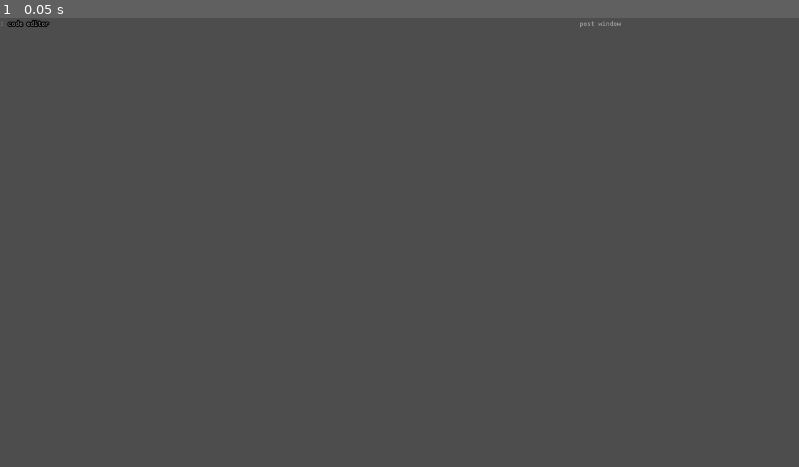
Above: before the commit, frame 1.
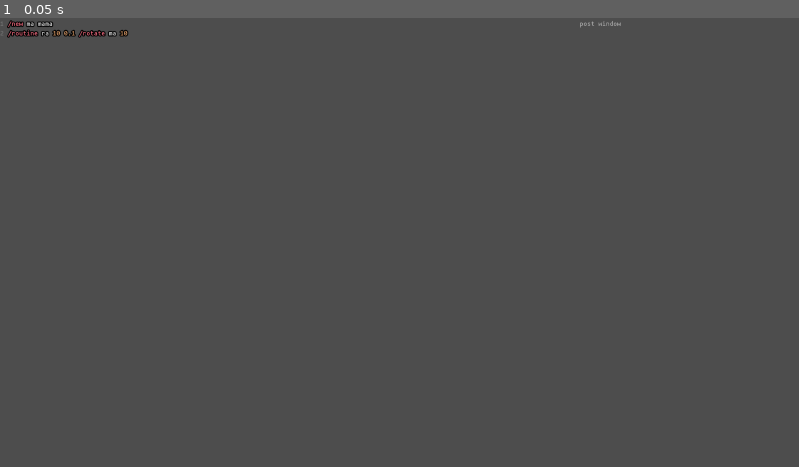
Above: after the commit, the same moment.

Repository: loopier/animatron
Game: Godot game, scene res://main.tscn
Same seed, same stepped clock (60 frames per second), same inputs: the game is played once before the commit and once after it.
Inputs:
- Up to frame 1 (0.05 s): no input

The runs differ from the first frame. In frame 1, 0.2% of the frame differs, in the area x 0-17%, y 0-5%.

Commit message:
Reimplement `Routine` handling.
- Discarded signaling system in favor of using a callable. A singal is
still used to know when a new routine is added, so `Main` can then add
the `Routine` to call `Main.evalCommand` without having to hold an
instance of `Main`.
- see methods edited in this commit.

Diff:
--- a/CommandInterface.gd
+++ b/CommandInterface.gd
@@ -11,6 +11,7 @@
 signal command_finished(msg, sender)
 signal command_error(msg, sender)
 signal command_file_loaded(cmds)
+signal routine_added(name)
 
 var ocl := preload("res://ocl.gd").new()
 var status := preload("res://Status.gd")
@@ -62,6 +63,7 @@
 	"/routine/start": CommandDescription.new(startRoutine, "name:s", "Start the routine named NAME."),
 	"/routine/stop": CommandDescription.new(stopRoutine, "name:s", "Stop the routine named NAME."),
 	"/routine/free": CommandDescription.new(freeRoutine, "name:s", "Remove the routine named NAME"),
+	"/routine/finished": CommandDescription.new(finishedRoutine, "routine:s cmd:s", "Set the CMD to be sent when the ROUTINE (name) is finished.", Flags.asArray(true)),
 	# state machine
 	"/state/add": CommandDescription.new(addState, "actor:s new:s next:s", "Add a NEW state to the ACTOR's state machine.  …(226 unchanged characters)…
 	"/states": CommandDescription.new(listStates, "", "Get a list of states for the given ACTOR."),
@@ -734,6 +736,7 @@
 		routine = Routine.instantiate()
 		routine.name = name
 		routinesNode.add_child(routine)
+		routine_added.emit(name) # see Main._on_routine_added
 
 	routine.repeats = repeats
 	routine.set_wait_time(interval)
@@ -755,6 +758,13 @@
 func stopRoutine(name: String) -> Status:
 	routinesNode.get_node(name).stop()
 	return Status.ok(true)
+
+func finishedRoutine(args: Array) -> Status:
+	var routine = routinesNode.get_node(args[0])
+	if routine == null:
+		return Status.error("Routine not found: %s" % [args[0]])
+	routine.lastCommand = args.slice(1)
+	return Status.ok(routine.name, "Set last command for routine: %s" % [routine.name])
 
 func listStates() -> Status:
 	var machines := stateMachines.keys()
--- a/Main.gd
+++ b/Main.gd
@@ -32,6 +32,7 @@
 	cmdInterface.command_finished.connect(_on_command_finished)
 	cmdInterface.command_error.connect(_on_command_error)
 	cmdInterface.command_file_loaded.connect(_on_command_file_loaded)
+	cmdInterface.routine_added.connect(_on_routine_added)
 
 	var animationsLibraryNode = AnimatedSprite2D.new()
 	animationsLibraryNode.set_sprite_frames(SpriteFrames.new())
@@ -167,6 +168,10 @@
 func _on_command_file_loaded(cmds: Array):
 	evalCommands(cmds, lastSender)
 
-func _on_routine_finished(name: String):
-	#_on_free_routine(name)
-	pass
+func _on_routine_added(name: String):
+	var routine = $Routines.find_child(name, true, false)
+	# we need to capture the signal emmited when a routine has been added by OSC
+	# so we can set a call to `Main.evalCommand` from within the `Routine`.
+	# Doing it like this decouples `Routine` from `Main`, because `Routine` doesn't
+	# need to know what object calling the method (in this case `Main`).
+	routine.callOnNext = Callable(evalCommand)
--- a/Routine.gd
+++ b/Routine.gd
@@ -5,19 +5,15 @@
 # Main.Routines holds different instances of this script, which is a
 # single routine.
 
-signal eval_command(command, sender)
-signal routine_finished(command)
-
 var command := []
+var lastCommand := []
 @onready var repeats := 0
 @onready var iteration := 0
-@onready var main := get_parent().get_parent()
+@onready var callOnNext : Callable
 
 func _ready():
 	wait_time = 1.0
 	timeout.connect(_on_timeout)
-	eval_command.connect(main.evalCommand)
-	routine_finished.connect(main._on_routine_finished)
 
 func _on_timeout():
 	next()
@@ -25,15 +21,16 @@
 func next():
 	#Log.verbose("Timeout %s:%s %s" % [name, iteration, command])
 	if repeats > 0 and iteration >= repeats:
-		routine_finished.emit(name)
+		if len(lastCommand) > 0:
+			stop()
+			reset()
+			callOnNext.call(lastCommand, "ROUTINE")
 		return
-	eval_command.emit(command, "ROUTINE")
+	callOnNext.call(command, "ROUTINE")
 	iteration = iteration + 1
 
 func _exit_tree():
 	timeout.disconnect(_on_timeout)
-	eval_command.disconnect(main.evalCommands)
-	routine_finished.disconnect(main._on_routine_finished)
 
 func reset():
 	iteration = 0
--- a/main.tscn
+++ b/main.tscn
@@ -36,6 +36,8 @@
 theme = ExtResource("3_fotw2")
 theme_override_colors/font_outline_color = Color(0, 0, 0, 1)
 theme_override_constants/outline_size = 10
+text = "/new ma mama
+/routine ra 10 0.1 /rotate ma 10"
 placeholder_text = "code editor"
 caret_type = 1
 syntax_highlighter = SubResource("CodeHighlighter_833ra")
